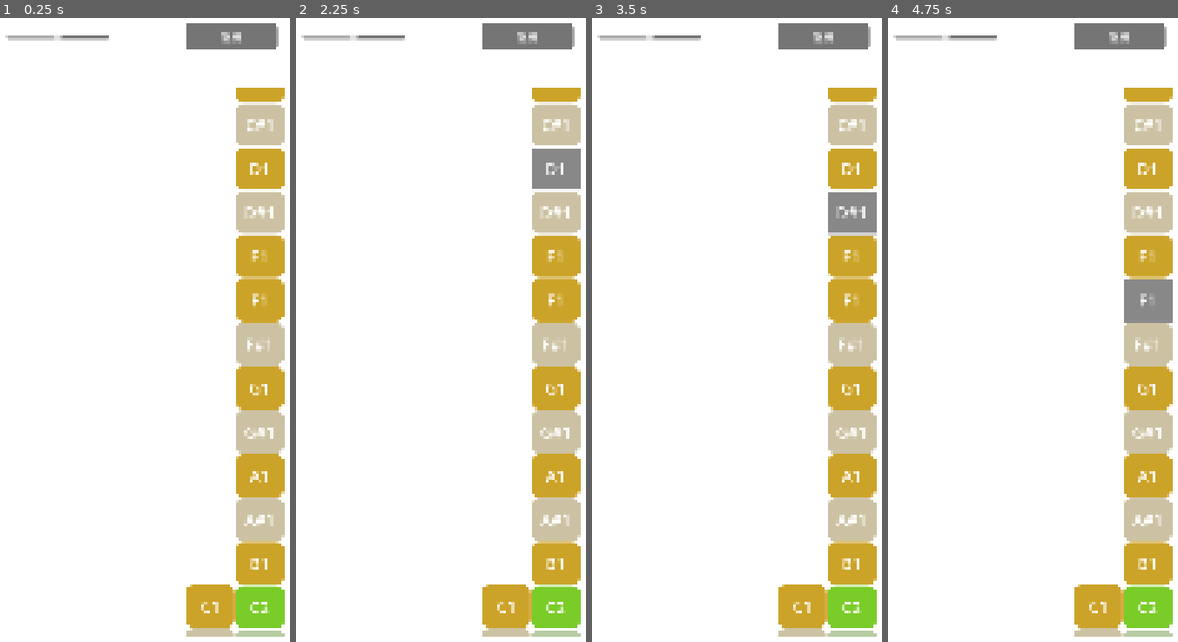
Above: before the commit, frames 1-4 (left to right).
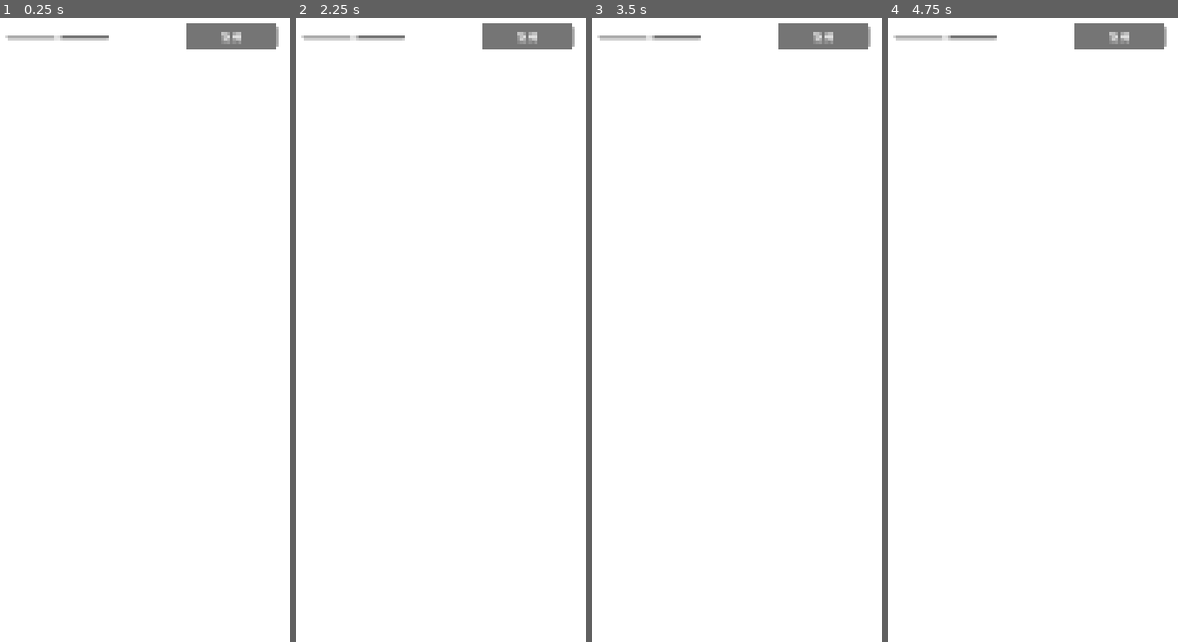
Above: after the commit, the same moments.

Repository: Rongkin/Godot_MusicGame
Game: Godot game, scene res://主界面.tscn
The game is run twice, just before and just after one commit, with the same random seed, the same clock (stepped at 60 frames per second) and the same inputs.
Inputs (mouse positions are in pixels of both pictures, inside the frame that each line leads up to):
- Up to frame 1 (0.25 s): no input
- Up to frame 2 (2.25 s): click (507, 604) at 0.5 s, where only the run before the commit has a clickable "C1"; click (outside the picture) at 1.25 s, where only the run before the commit has a clickable "C#1"; click (557, 167) at 2 s, where only the run before the commit has a clickable "D1"
- Up to frame 3 (3.5 s): click (853, 211) at 2.75 s, where only the run before the commit has a clickable "D#1"
- Up to frame 4 (4.75 s): click (1149, 255) at 3.5 s, where only the run before the commit has a clickable "E1"; click (1149, 298) at 4.25 s, where only the run before the commit has a clickable "F1"

The runs differ from the first frame. In frame 1, 15% of the frame differs, in the area x 64-99%, y 11-100%; in frame 2, 15%; in frame 3, 15%; in frame 4, 15%.

Commit message:
设立布局1

Diff:
--- a/主界面.tscn
+++ b/主界面.tscn
@@ -2,8 +2,8 @@
 
 [ext_resource type="PackedScene" uid="uid://hnmfhu2c7025" path="res://十二音.tscn" id="2_nmrbq"]
 [ext_resource type="Script" uid="uid://dkupgaqrb17ar" path="res://h_slider.gd" id="2_roi7n"]
-[ext_resource type="PackedScene" uid="uid://bsqf7gab4sjho" path="res://六组十二音.tscn" id="2_xea0e"]
 [ext_resource type="Script" uid="uid://cqoc63ip2wgq7" path="res://退出.gd" id="3_xea0e"]
+[ext_resource type="PackedScene" uid="uid://c4uon5b3i6vau" path="res://布局1.tscn" id="4_roi7n"]
 
 [sub_resource type="StyleBoxFlat" id="StyleBoxFlat_5cvgg"]
 content_margin_left = 4.0
@@ -32,71 +32,6 @@
 anchor_bottom = 1.0
 grow_horizontal = 2
 grow_vertical = 2
-
-[node name="ScrollContainer" type="ScrollContainer" parent="." unique_id=1694617118]
-layout_mode = 1
-anchors_preset = 15
-anchor_right = 1.0
-anchor_bottom = 1.0
-offset_left = 47.0
-offset_top = 415.0
-offset_right = -38.0
-offset_bottom = -147.0
-grow_horizontal = 2
-grow_vertical = 2
-scroll_vertical = 10006
-
-[node name="键盘2" type="BoxContainer" parent="ScrollContainer" unique_id=1229903785]
-layout_mode = 2
-size_flags_horizontal = 3
-alignment = 1
-
-[node name="六组十二音" parent="ScrollContainer/键盘2" unique_id=454251683 instance=ExtResource("2_xea0e")]
-custom_minimum_size = Vector2(0, 12100)
-layout_mode = 2
-size_flags_horizontal = 3
-offset_transform_enabled = true
-offset_transform_position = Vector2(0, 10000)
-offset_transform_visual_only = false
-
-[node name="六组十二音2" parent="ScrollContainer/键盘2" unique_id=406837360 instance=ExtResource("2_xea0e")]
-custom_minimum_size = Vector2(0, 12100)
-layout_mode = 2
-size_flags_horizontal = 3
-offset_transform_enabled = true
-offset_transform_position = Vector2(0, 8000)
-offset_transform_visual_only = false
-
-[node name="六组十二音3" parent="ScrollContainer/键盘2" unique_id=1462420188 instance=ExtResource("2_xea0e")]
-custom_minimum_size = Vector2(0, 12100)
-layout_mode = 2
-size_flags_horizontal = 3
-offset_transform_enabled = true
-offset_transform_position = Vector2(0, 6000)
-offset_transform_visual_only = false
-
-[node name="六组十二音4" parent="ScrollContainer/键盘2" unique_id=480429037 instance=ExtResource("2_xea0e")]
-custom_minimum_size = Vector2(0, 12100)
-layout_mode = 2
-size_flags_horizontal = 3
-offset_transform_enabled = true
-offset_transform_position = Vector2(0, 4000)
-offset_transform_visual_only = false
-
-[node name="六组十二音5" parent="ScrollContainer/键盘2" unique_id=1631513679 instance=ExtResource("2_xea0e")]
-custom_minimum_size = Vector2(0, 12100)
-layout_mode = 2
-size_flags_horizontal = 3
-offset_transform_enabled = true
-offset_transform_position = Vector2(0, 2000)
-offset_transform_visual_only = false
-
-[node name="六组十二音6" parent="ScrollContainer/键盘2" unique_id=1920849451 instance=ExtResource("2_xea0e")]
-custom_minimum_size = Vector2(0, 12100)
-layout_mode = 2
-size_flags_horizontal = 3
-offset_transform_enabled = true
-offset_transform_visual_only = false
 
 [node name="键盘" type="BoxContainer" parent="." unique_id=495979992]
 visible = false
@@ -158,5 +93,12 @@
 text = "退出"
 script = ExtResource("3_xea0e")
 
+[node name="布局1" parent="." unique_id=99292612 instance=ExtResource("4_roi7n")]
+layout_mode = 1
+offset_left = 76.0
+offset_top = 358.0
+offset_right = -76.0
+offset_bottom = -101.0
+
 [connection signal="value_changed" from="HSlider" to="HSlider" method="_on_value_changed"]
 [connection signal="button_up" from="Button" to="Button" method="_on_button_up"]
--- a/六组十二音.tscn
+++ b/六组十二音.tscn
@@ -7,7 +7,7 @@
 anchors_preset = 15
 anchor_right = 1.0
 anchor_bottom = 1.0
-offset_bottom = 9453.0
+offset_bottom = 8144.0
 grow_horizontal = 2
 grow_vertical = 2
 
@@ -16,34 +16,36 @@
 anchors_preset = 15
 anchor_right = 1.0
 anchor_bottom = 1.0
+offset_top = -10.0
+offset_bottom = 10.0
 grow_horizontal = 2
 grow_vertical = 2
 
 [node name="十二音" parent="VBoxContainer" unique_id=105259304 instance=ExtResource("1_1yjak")]
-custom_minimum_size = Vector2(0, 2000)
+custom_minimum_size = Vector2(0, 1800)
 layout_mode = 2
 num_key = 1
 
 [node name="十二音2" parent="VBoxContainer" unique_id=933800588 instance=ExtResource("1_1yjak")]
-custom_minimum_size = Vector2(0, 2000)
+custom_minimum_size = Vector2(0, 1800)
 layout_mode = 2
 num_key = 2
 
 [node name="十二音3" parent="VBoxContainer" unique_id=1485590626 instance=ExtResource("1_1yjak")]
-custom_minimum_size = Vector2(0, 2000)
+custom_minimum_size = Vector2(0, 1800)
 layout_mode = 2
 num_key = 3
 
 [node name="十二音4" parent="VBoxContainer" unique_id=923857829 instance=ExtResource("1_1yjak")]
-custom_minimum_size = Vector2(0, 2000)
+custom_minimum_size = Vector2(0, 1800)
 layout_mode = 2
 num_key = 4
 
 [node name="十二音5" parent="VBoxContainer" unique_id=379311700 instance=ExtResource("1_1yjak")]
-custom_minimum_size = Vector2(0, 2000)
+custom_minimum_size = Vector2(0, 1800)
 layout_mode = 2
 num_key = 5
 
 [node name="十二音6" parent="VBoxContainer" unique_id=1464874061 instance=ExtResource("1_1yjak")]
-custom_minimum_size = Vector2(0, 2000)
+custom_minimum_size = Vector2(0, 1800)
 layout_mode = 2
--- /dev/null
+++ b/布局1.tscn
@@ -0,0 +1,22 @@
+[gd_scene format=3 uid="uid://c4uon5b3i6vau"]
+
+[node name="布局1" type="Control" unique_id=99292612]
+layout_mode = 3
+anchors_preset = 15
+anchor_right = 1.0
+anchor_bottom = 1.0
+grow_horizontal = 2
+grow_vertical = 2
+
+[node name="ScrollContainer" type="ScrollContainer" parent="." unique_id=1461801238]
+clip_contents = false
+layout_mode = 1
+anchors_preset = 15
+anchor_right = 1.0
+anchor_bottom = 1.0
+grow_horizontal = 2
+grow_vertical = 2
+
+[node name="HBoxContainer" type="HBoxContainer" parent="ScrollContainer" unique_id=1458275110]
+layout_mode = 2
+size_flags_horizontal = 3
